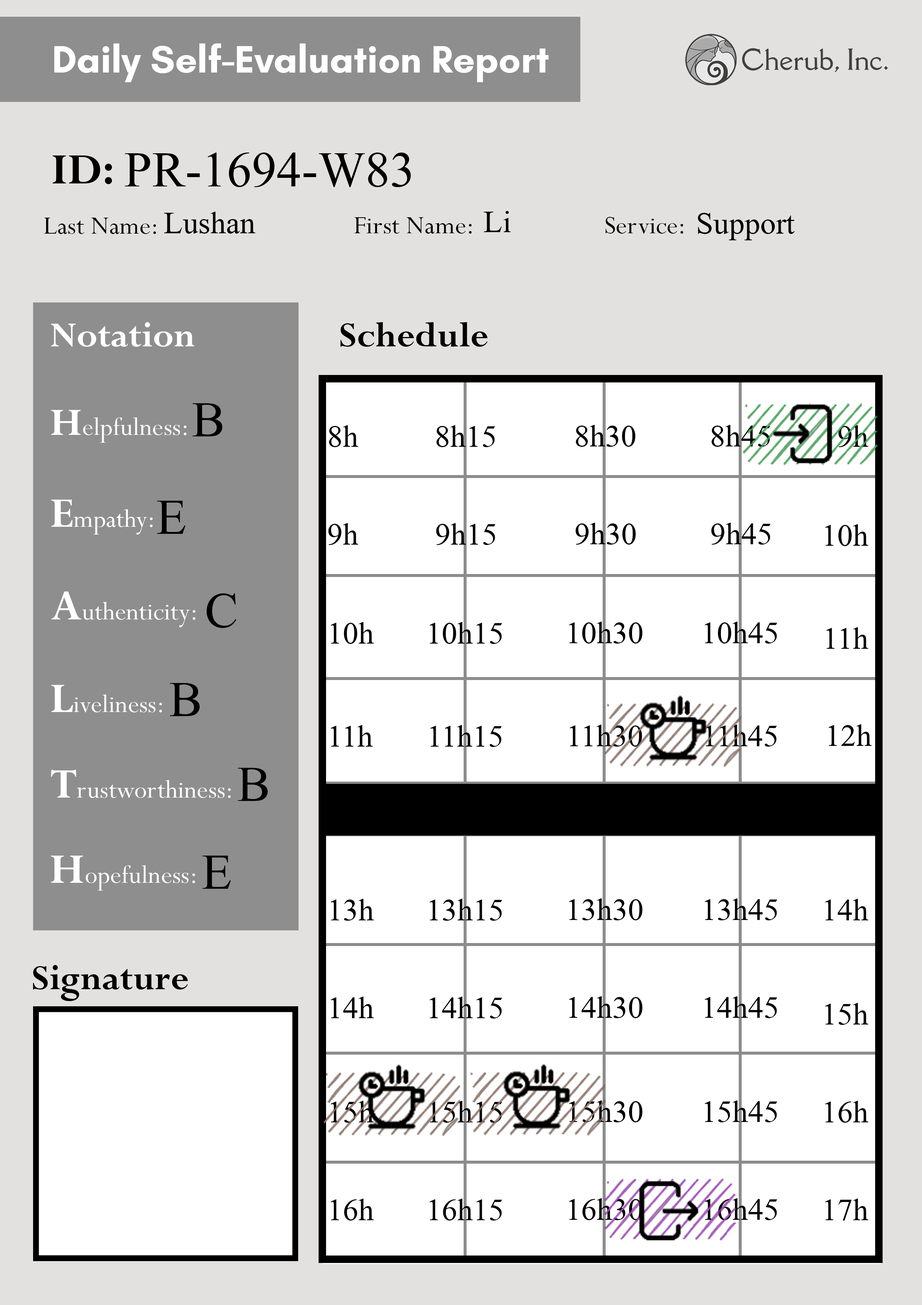
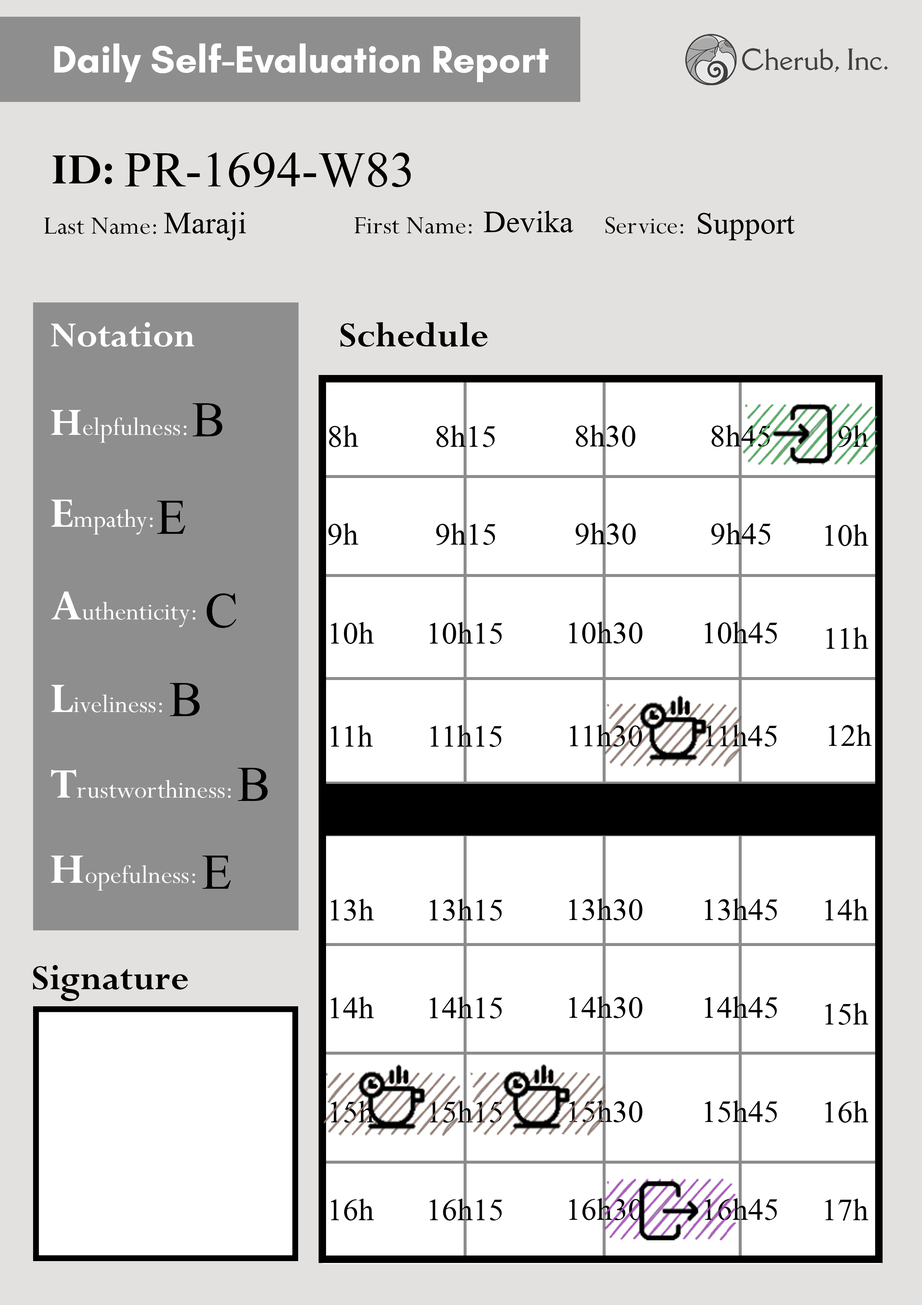
Comparing the layer stacks of the two (922, 1305) images. Changes:
renamed "Li" to "Devika", painted on it over 483, 210, 574, 233
renamed "Lushan" to "Maraji", painted on it over 164, 211, 256, 241
